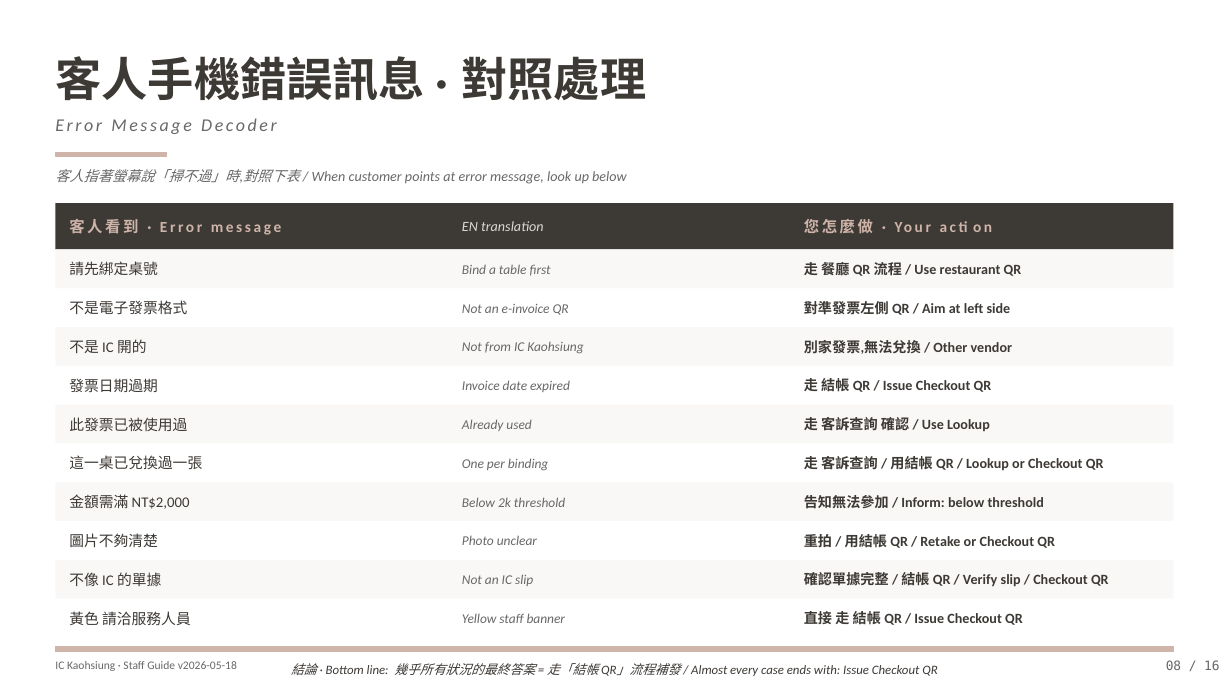
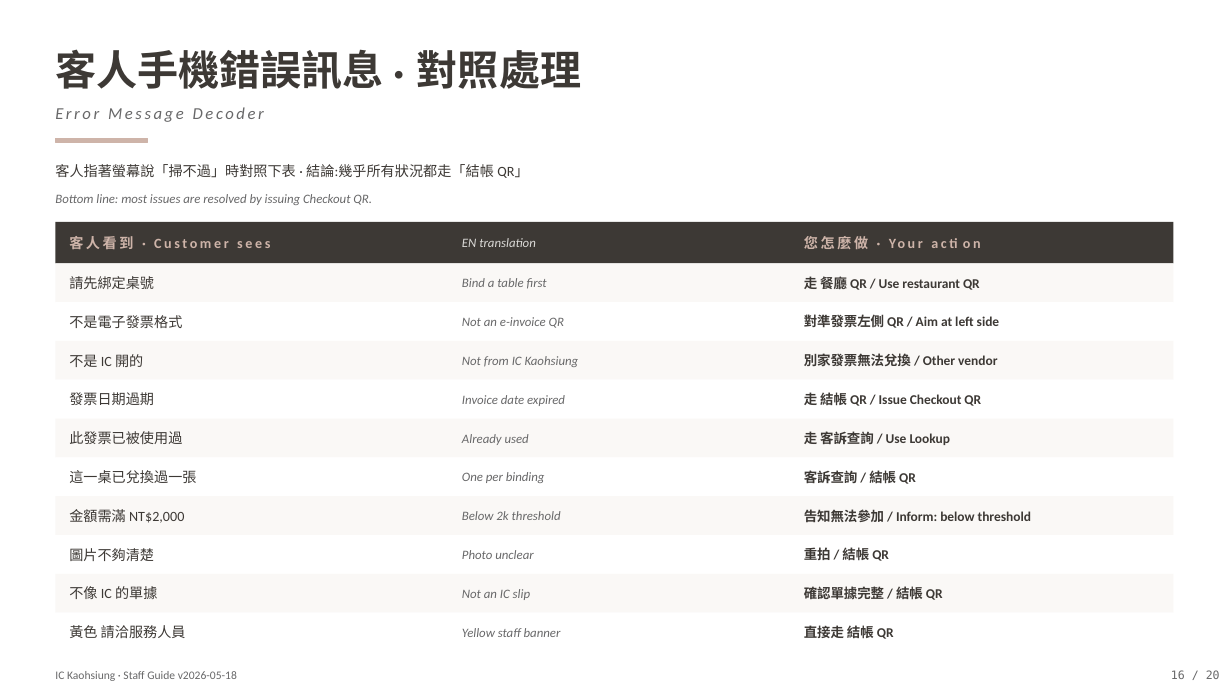
Before and after one commit to tony1229kimo/ickaohsiungculinaryjourneymap, a slide deck: slide 16 of docs/IC_Kaohsiung_Game_Staff_Bilingual.pptx (slide 8 before the commit). Drawn at 1232x693 pixels with LibreOffice and Linux fonts; fonts in the diff are those of the drawing. Boxes give left, top, right and bottom in pixels: in the first picture for what was removed or moved away, otherwise in the second. Text is boxed around its words. In the diff, an @@ line names an element or a change of style, - is before the commit and + after.

```diff
--- a/docs/IC_Kaohsiung_Game_Staff_Bilingual.pptx
+++ b/docs/IC_Kaohsiung_Game_Staff_Bilingual.pptx
@@ text "客人手機錯誤訊息 · 對照處理" moved from (x1=55, y1=56, x2=647, y2=100) to (x1=55, y1=49, x2=581, y2=89) @@
@@ text "客人手機錯誤訊息 · 對照處理" at (x1=55, y1=49, x2=581, y2=89): size 36 to 32 pt @@
@@ text "Error Message Decoder" moved from (x1=55, y1=118, x2=277, y2=134) to (x1=55, y1=107, x2=264, y2=122) @@
@@ text "Error Message Decoder" at (x1=55, y1=107, x2=264, y2=122): size 14 to 13 pt @@
@@ rectangle resized from (x1=55, y1=152, x2=166, y2=156) to (x1=55, y1=139, x2=148, y2=142) @@
@@ text at (x1=55, y1=164, x2=528, y2=178): text changed; text colour #686869 to #3D3935; italic off @@
-客人指著螢幕說「掃不過」時,對照下表 / When customer points at error message, look up below
+客人指著螢幕說「掃不過」時對照下表 · 結論:幾乎所有狀況都走「結帳 QR」
@@ text added at (x1=55, y1=194, x2=372, y2=205), 10 pt, text #686869, italic @@
+Bottom line: most issues are resolved by issuing Checkout QR.
@@ rectangle resized from (x1=55, y1=203, x2=1174, y2=250) to (x1=55, y1=222, x2=1174, y2=263) @@
@@ text at (x1=69, y1=236, x2=270, y2=250): text changed; size 12 to 11 pt @@
-客人看到 · Error message
+客人看到 · Customer sees
@@ text "EN translation" moved from (x1=462, y1=221, x2=543, y2=231) to (x1=462, y1=238, x2=536, y2=247) @@
@@ text "EN translation" at (x1=462, y1=238, x2=536, y2=247): size 11 to 10 pt @@
@@ text "您怎麼做 · Your action" moved from (x1=804, y1=219, x2=873, y2=233) to (x1=804, y1=234, x2=868, y2=252) @@
@@ text "您怎麼做 · Your action" at (x1=804, y1=234, x2=868, y2=252): size 12 to 11 pt @@
@@ text at (x1=804, y1=274, x2=980, y2=292): text changed; size 11 to 10.5 pt @@
-走 餐廳 QR 流程 / Use restaurant QR
+走 餐廳 QR / Use restaurant QR
@@ text at (x1=804, y1=353, x2=997, y2=366): text changed; size 11 to 10.5 pt @@
-別家發票,無法兌換 / Other vendor
+別家發票無法兌換 / Other vendor
@@ text at (x1=804, y1=431, x2=951, y2=445): text changed; size 11 to 10.5 pt @@
-走 客訴查詢 確認 / Use Lookup
+走 客訴查詢 / Use Lookup
@@ text at (x1=804, y1=468, x2=916, y2=486): text changed; size 11 to 10.5 pt @@
-走 客訴查詢 / 用結帳 QR / Lookup or Checkout QR
+客訴查詢 / 結帳 QR
@@ size 11 to 10.5 pt in 3 elements at (x1=804, y1=314, x2=1000, y2=328), (x1=804, y1=390, x2=981, y2=408), (x1=804, y1=509, x2=1031, y2=522) @@
@@ text at (x1=804, y1=545, x2=889, y2=563): text changed; size 11 to 10.5 pt @@
-重拍 / 用結帳 QR / Retake or Checkout QR
+重拍 / 結帳 QR
@@ 23 texts, 10 rectangles moved together from (x1=55, y1=250, x2=1174, y2=638) to (x1=55, y1=263, x2=1174, y2=652) @@
@@ size 11.5 to 11 pt in 10 elements at (x1=69, y1=625, x2=186, y2=638), (x1=69, y1=276, x2=154, y2=289), (x1=69, y1=315, x2=182, y2=328), (x1=69, y1=354, x2=143, y2=367), (x1=69, y1=392, x2=154, y2=405), (x1=69, y1=431, x2=182, y2=444), (x1=69, y1=470, x2=196, y2=483), (x1=69, y1=509, x2=184, y2=523), (x1=69, y1=548, x2=154, y2=561), (x1=69, y1=586, x2=157, y2=599) @@
@@ size 10.5 to 10 pt in 10 elements at (x1=462, y1=628, x2=561, y2=637), (x1=462, y1=278, x2=547, y2=289), (x1=462, y1=317, x2=564, y2=328), (x1=462, y1=356, x2=579, y2=367), (x1=462, y1=395, x2=565, y2=406), (x1=462, y1=434, x2=529, y2=445), (x1=462, y1=472, x2=545, y2=483), (x1=462, y1=511, x2=561, y2=520), (x1=462, y1=550, x2=533, y2=559), (x1=462, y1=589, x2=530, y2=600) @@
@@ text at (x1=804, y1=584, x2=943, y2=602): text changed; size 11 to 10.5 pt @@
-確認單據完整 / 結帳 QR / Verify slip / Checkout QR
+確認單據完整 / 結帳 QR
@@ text at (x1=804, y1=623, x2=894, y2=641): text changed; size 11 to 10.5 pt @@
-直接 走 結帳 QR / Issue Checkout QR
+直接走 結帳 QR
@@ rectangle removed at (x1=55, y1=647, x2=1174, y2=652) @@
@@ text "IC Kaohsiung · Staff Guide ..." moved from (x1=55, y1=661, x2=237, y2=671) to (x1=55, y1=671, x2=237, y2=681) @@
@@ text removed at (x1=291, y1=663, x2=937, y2=676) @@
-結論 · Bottom line: 幾乎所有狀況的最終答案 = 走「結帳 QR」流程補發 / Almost every case ends with: Issue Checkout QR
@@ text at (x1=1171, y1=670, x2=1220, y2=679): text changed; size 10 to 9 pt @@
-08 / 16
+16 / 20
```
Also in this commit, not shown: 7 other slides changed, 12 slides added, 8 slides removed, 1 other file.
